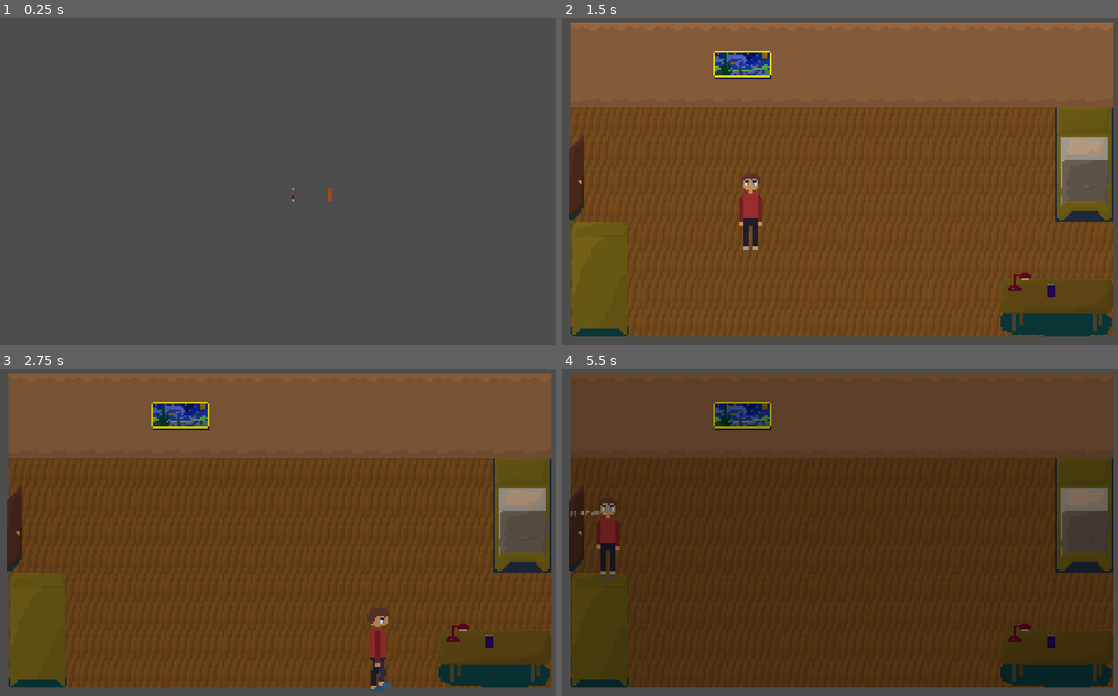
Above: before the commit, frames 1-4 (two rows, left to right).
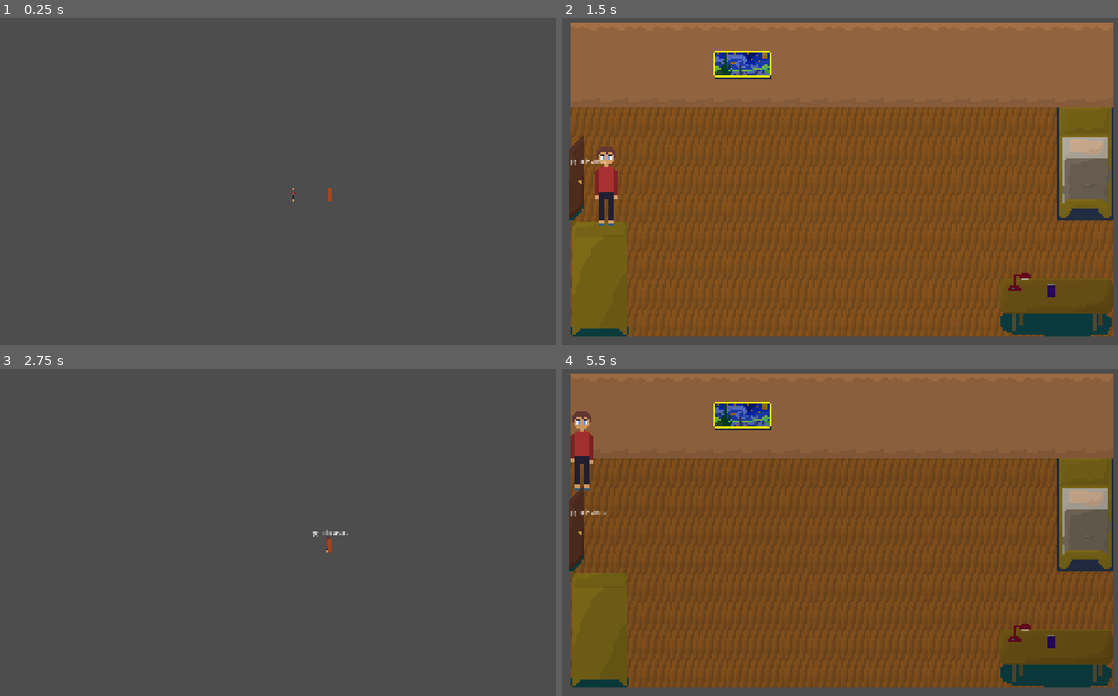
Above: after the commit, the same moments.

Repository: X-A-O-C/simmarket
Game: Godot game, scene res://scene/game.tscn
The game is run twice, just before and just after one commit, with the same random seed, the same clock (stepped at 60 frames per second) and the same inputs.
Inputs:
- Up to frame 1 (0.25 s): no input
- Up to frame 2 (1.5 s): tap Enter at 0.5 s; hold D (right) 0.53-1.28 s; hold E (interact) 0.53-1.28 s; hold S (down) from 1.28 s (still down); tap E (interact) at 1.35 s
- Up to frame 3 (2.75 s): release S (down) at 2.03 s; hold D (right) from 2.03 s (still down); hold E (interact) from 2.03 s (still down)
- Up to frame 4 (5.5 s): release D (right) at 2.78 s; release E (interact) at 2.78 s; hold W (up) 2.78-3.53 s; tap E (interact) at 2.85, 4.35 s; hold E (interact) 3.53-4.28 s; hold A (left) 3.53-5.03 s; hold S (down) from 5.03 s (still down); hold E (interact) from 5.03 s (still down)

The runs differ from the first frame. In frame 2, 2.0% of the frame differs, in the area x 1-100%, y 27-72%; in frame 3, 93%, in the area x 1-100%, y 1-99%; in frame 4, 92%.

Commit message:
added option to sleep on bed

Diff:
--- a/supermarket/scene/house.tscn
+++ b/supermarket/scene/house.tscn
@@ -4,11 +4,11 @@
 [ext_resource type="Script" uid="uid://daf6bfpnj7amb" path="res://scripts/house.gd" id="1_g7cke"]
 [ext_resource type="Texture2D" uid="uid://d227df11qmfc4" path="res://image/tileset.png" id="2_52fq0"]
 [ext_resource type="Texture2D" uid="uid://01qke8q8v21y" path="res://image/assetsmini.png" id="2_qg36w"]
-[ext_resource type="Texture2D" uid="uid://itvqsmmecxkq" path="res://image/bed.png" id="3_52fq0"]
 [ext_resource type="Texture2D" uid="uid://d1x07a1vv38s3" path="res://image/Longcloset.png" id="3_2813k"]
 [ext_resource type="Texture2D" uid="uid://bs2vl0tyhf5ol" path="res://image/tablehome.png" id="4_qg36w"]
 [ext_resource type="PackedScene" uid="uid://cuji1fbr88ypt" path="res://scene/interaction/objects/lamp.tscn" id="5_52fq0"]
 [ext_resource type="PackedScene" uid="uid://cxnmnniljweak" path="res://scene/interaction/objects/door.tscn" id="6_66jkb"]
+[ext_resource type="PackedScene" uid="uid://bi6os7ujenqff" path="res://scene/interaction/objects/Bed.tscn" id="9_1mg4w"]
 [ext_resource type="PackedScene" uid="uid://cov3j6bdwq0ta" path="res://scene/book.tscn" id="10_1mg4w"]
 
 [sub_resource type="TileSetAtlasSource" id="TileSetAtlasSource_52fq0"]
@@ -83,27 +83,6 @@
 [sub_resource type="TileSet" id="TileSet_u0ype"]
 physics_layer_0/collision_layer = 1
 sources/0 = SubResource("TileSetAtlasSource_7v54d")
-
-[sub_resource type="TileSetAtlasSource" id="TileSetAtlasSource_2813k"]
-texture = ExtResource("3_52fq0")
-0:0/0 = 0
-0:0/0/physics_layer_0/polygon_0/points = PackedVector2Array(-8, -8, 8, -8, 8, 8, -8, 8)
-1:0/0 = 0
-1:0/0/physics_layer_0/polygon_0/points = PackedVector2Array(-8, -8, 8, -8, 8, 8, -8, 8)
-0:1/0 = 0
-0:1/0/physics_layer_0/polygon_0/points = PackedVector2Array(-8, -8, 8, -8, 8, 8, -8, 8)
-1:1/0 = 0
-1:1/0/physics_layer_0/polygon_0/points = PackedVector2Array(-8, -8, 8, -8, 8, 8, -8, 8)
-0:2/0 = 0
-0:2/0/physics_layer_0/polygon_0/points = PackedVector2Array(-8, -8, 8, -8, 8, 8, -8, 8)
-1:2/0 = 0
-1:2/0/physics_layer_0/polygon_0/points = PackedVector2Array(-8, -8, 8, -8, 8, 8, -8, 8)
-0:3/0 = 0
-1:3/0 = 0
-
-[sub_resource type="TileSet" id="TileSet_uf7p8"]
-physics_layer_0/collision_layer = 1
-sources/0 = SubResource("TileSetAtlasSource_2813k")
 
 [sub_resource type="TileSetAtlasSource" id="TileSetAtlasSource_g7cke"]
 texture = ExtResource("3_2813k")
@@ -336,10 +315,6 @@
 tile_map_data = PackedByteArray("AAAGAP3/AAAAAAEAAAAGAP7/AAAAAAIAAAAHAP3/AAABAAEAAAAHAP7/AAABAAIAAAAIAP3/AAACAAEAAAAIAP7/AAACAAIAAAAJAP3/AAADAAEAAAAJAP7/AAADAAIAAAA=")
 tile_set = SubResource("TileSet_u0ype")
 
-[node name="bed" type="TileMapLayer" parent="TileMaps" unique_id=990930491]
-tile_map_data = PackedByteArray("AAAIAPf/AAAAAAAAAAAIAPj/AAAAAAEAAAAIAPn/AAAAAAIAAAAIAPr/AAAAAAMAAAAJAPf/AAABAAAAAAAJAPj/AAABAAEAAAAJAPn/AAABAAIAAAAJAPr/AAABAAMAAAA=")
-tile_set = SubResource("TileSet_uf7p8")
-
 [node name="closet" type="TileMapLayer" parent="TileMaps" unique_id=2074944393]
 tile_map_data = PackedByteArray("AAD4//v/AAAGAAUAAAD4//z/AAAGAAYAAAD4//3/AAAGAAcAAAD4//7/AAAGAAgAAAD3//v/AAAFAAUAAAD3//z/AAAFAAYAAAD3//3/AAAFAAcAAAD3//7/AAAFAAgAAAA=")
 tile_set = SubResource("TileSet_uxrow")
@@ -347,14 +322,14 @@
 [node name="Door" parent="." unique_id=68911426 instance=ExtResource("6_66jkb")]
 position = Vector2(-145, -113)
 
-[node name="Player" parent="." unique_id=1839408827 instance=ExtResource("1_3bjdp")]
-position = Vector2(-42, -105)
-
 [node name="--- interactable objects ---" type="Node2D" parent="." unique_id=900451089]
 
 [node name="Lamp" parent="--- interactable objects ---" unique_id=2124581148 instance=ExtResource("5_52fq0")]
 position = Vector2(110, -49)
 
+[node name="Bed" parent="--- interactable objects ---" unique_id=206328298 instance=ExtResource("9_1mg4w")]
+position = Vector2(144, -113)
+
 [node name="Camera2D" type="Camera2D" parent="." unique_id=1369120997]
 
 [node name="--- static objects ---" type="Node2D" parent="." unique_id=264057149]
@@ -367,3 +342,6 @@
 
 [node name="CollisionShape2D" type="CollisionShape2D" parent="BottomCollision" unique_id=483533439]
 shape = SubResource("RectangleShape2D_u0ype")
+
+[node name="Player" parent="." unique_id=1839408827 instance=ExtResource("1_3bjdp")]
+position = Vector2(-128, -105)
--- a/supermarket/scene/interaction/interaction_manager.tscn
+++ b/supermarket/scene/interaction/interaction_manager.tscn
@@ -3,7 +3,7 @@
 [ext_resource type="Script" uid="uid://dwsk7krtk011u" path="res://scripts/interaction/interaction_manager.gd" id="1_bisbg"]
 [ext_resource type="Script" uid="uid://crdho5xc6dm63" path="res://scripts/canvas_modulate.gd" id="2_4o6mi"]
 
-[node name="InteractionManager" type="Node2D" unique_id=1369793529]
+[node name="InteractionManager" type="Node2D" unique_id=1369793529 groups=["interacton_mg"]]
 script = ExtResource("1_bisbg")
 
 [node name="Label" type="Label" parent="." unique_id=1757428581]
@@ -22,5 +22,5 @@
 [node name="CanvasModulate" type="CanvasModulate" parent="." unique_id=2069994034]
 color = Color(0.32172796, 0.32172796, 0.32172796, 1)
 script = ExtResource("2_4o6mi")
-day_lenght = 10.0
-night_lenght = 10.0
+day_lenght = 60.0
+no_change_time = 20.0
--- /dev/null
+++ b/supermarket/scene/interaction/objects/Bed.tscn
@@ -0,0 +1,43 @@
+[gd_scene format=4 uid="uid://bi6os7ujenqff"]
+
+[ext_resource type="Script" uid="uid://bfrkgd17sxgqt" path="res://scripts/interaction/objects/bed.gd" id="1_4w0nk"]
+[ext_resource type="Texture2D" uid="uid://itvqsmmecxkq" path="res://image/bed.png" id="1_pf8qe"]
+[ext_resource type="PackedScene" uid="uid://crai15mjvnsga" path="res://scene/interaction/interaction_area/interaction_area.tscn" id="2_4w0nk"]
+
+[sub_resource type="TileSetAtlasSource" id="TileSetAtlasSource_t4hvv"]
+texture = ExtResource("1_pf8qe")
+0:0/0 = 0
+0:0/0/physics_layer_0/polygon_0/points = PackedVector2Array(-8, -8, 8, -8, 8, 8, -8, 8)
+1:0/0 = 0
+1:0/0/physics_layer_0/polygon_0/points = PackedVector2Array(-8, -8, 8, -8, 8, 8, -8, 8)
+0:1/0 = 0
+0:1/0/physics_layer_0/polygon_0/points = PackedVector2Array(-8, -8, 8, -8, 8, 8, -8, 8)
+1:1/0 = 0
+1:1/0/physics_layer_0/polygon_0/points = PackedVector2Array(-8, -8, 8, -8, 8, 8, -8, 8)
+0:2/0 = 0
+0:2/0/physics_layer_0/polygon_0/points = PackedVector2Array(-8, -8, 8, -8, 8, 8, -8, 8)
+1:2/0 = 0
+1:2/0/physics_layer_0/polygon_0/points = PackedVector2Array(-8, -8, 8, -8, 8, 8, -8, 8)
+0:3/0 = 0
+1:3/0 = 0
+
+[sub_resource type="TileSet" id="TileSet_8cf8r"]
+physics_layer_0/collision_layer = 1
+sources/0 = SubResource("TileSetAtlasSource_t4hvv")
+
+[sub_resource type="CapsuleShape2D" id="CapsuleShape2D_4o6mi"]
+radius = 23.0
+height = 88.0
+
+[node name="Bed" type="Node2D" unique_id=206328298]
+script = ExtResource("1_4w0nk")
+
+[node name="bed" type="TileMapLayer" parent="." unique_id=3368475]
+tile_map_data = PackedByteArray("AAD//wEAAAAAAAMAAAD///7/AAAAAAAAAAD/////AAAAAAEAAAD//wAAAAAAAAIAAAAAAP7/AAABAAAAAAAAAP//AAABAAEAAAAAAAAAAAABAAIAAAAAAAEAAAABAAMAAAA=")
+tile_set = SubResource("TileSet_8cf8r")
+
+[node name="InteractionArea" parent="." unique_id=297106394 instance=ExtResource("2_4w0nk")]
+action_name = "Go to sleep"
+
+[node name="CollisionShape2D" type="CollisionShape2D" parent="InteractionArea" unique_id=1281442273]
+shape = SubResource("CapsuleShape2D_4o6mi")
--- a/supermarket/scripts/canvas_modulate.gd
+++ b/supermarket/scripts/canvas_modulate.gd
@@ -1,4 +1,4 @@
-extends CanvasModulate
+class_name day_and_night_cycle extends CanvasModulate
 
 # time is in seconds
 
--- a/supermarket/scripts/interaction/interaction_manager.gd
+++ b/supermarket/scripts/interaction/interaction_manager.gd
@@ -1,6 +1,6 @@
 extends Node2D
 
-@onready var player = get_tree().get_first_node_in_group("player")
+@onready var player: Player = get_tree().get_first_node_in_group("player")
 @onready var label = $Label
 
 const base_text = "[E] to "
@@ -37,7 +37,9 @@
   var cam := get_viewport().get_camera_2d()
   return cam.zoom if cam else Vector2.ONE
 
-func _sort_by_distance_to_player(area1, area2):
+func _sort_by_distance_to_player(area1, area2) -> bool:
+  player = get_tree().get_first_node_in_group("player")
+
   var area1_to_player = player.global_position.distance_to(area1.global_position)
   var area2_to_player = player.global_position.distance_to(area2.global_position)
   return area1_to_player < area2_to_player
--- /dev/null
+++ b/supermarket/scripts/interaction/objects/bed.gd
@@ -0,0 +1,11 @@
+extends Node2D
+
+@onready var interaction_area: InteractionArea = $InteractionArea
+@onready var canvas_modulate: day_and_night_cycle = get_tree().get_first_node_in_group("interacton_mg").get_node("CanvasModulate")
+
+func _ready():
+  interaction_area.interact = Callable(self, "_on_interact")
+
+func _on_interact():
+  if canvas_modulate.day_lenght == 0 and canvas_modulate.no_change_time == 0:
+    canvas_modulate.night_lenght = 0
Not shown, added: supermarket/scripts/interaction/objects/bed.gd.uid
